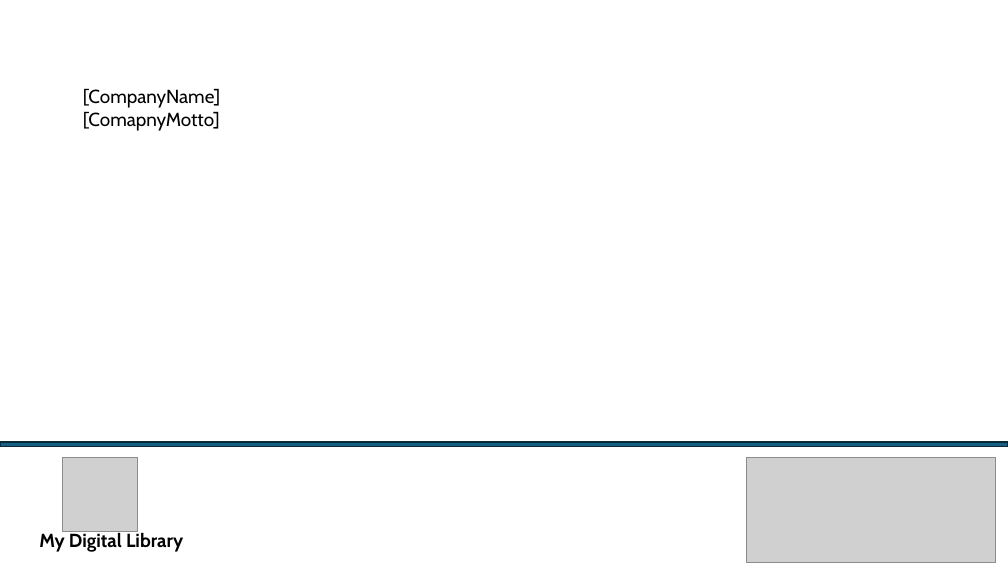
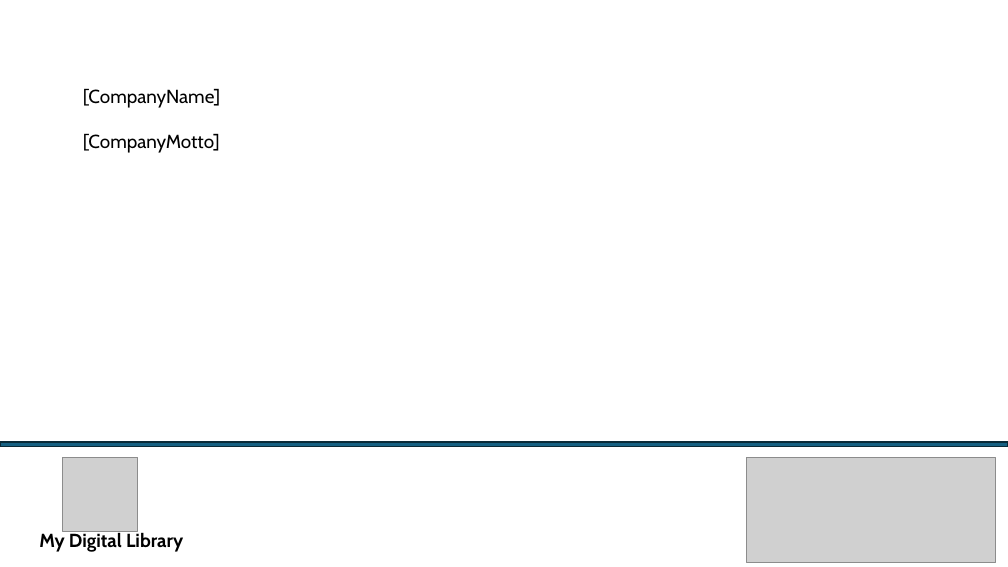
Before and after one commit to akshayvasundhara/doc_repo, a slide deck: slide 1 of latest.pptx. Drawn at 1008x567 pixels with LibreOffice and Linux fonts; fonts in the diff are those of the drawing; grey boxes stand for pictures. Boxes give left, top, right and bottom in pixels: in the first picture for what was removed or moved away, otherwise in the second. Text is boxed around its words. In the diff, an @@ line names an element or a change of style, - is before the commit and + after.

```diff
--- a/latest.pptx
+++ b/latest.pptx
@@ text at bbox=[83, 111, 220, 131]: paragraph removed @@
-[ComapnyMotto]
@@ text added at bbox=[83, 133, 220, 153], 18 pt, text #000000 @@
+[CompanyMotto]
```
